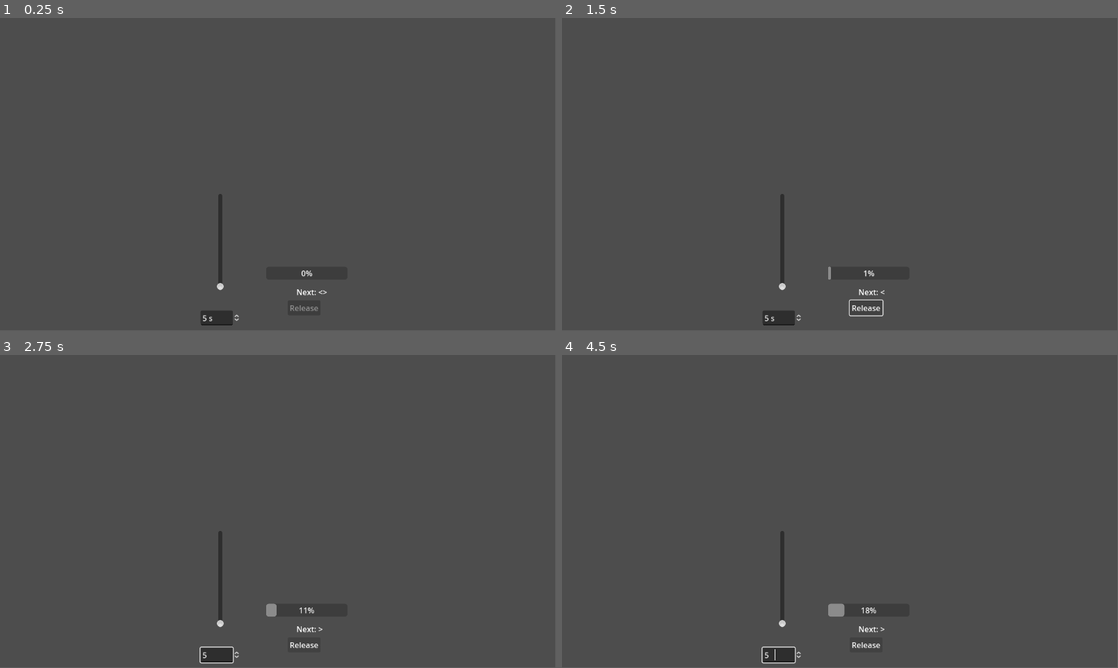
Above: before the commit, frames 1-4 (two rows, left to right).
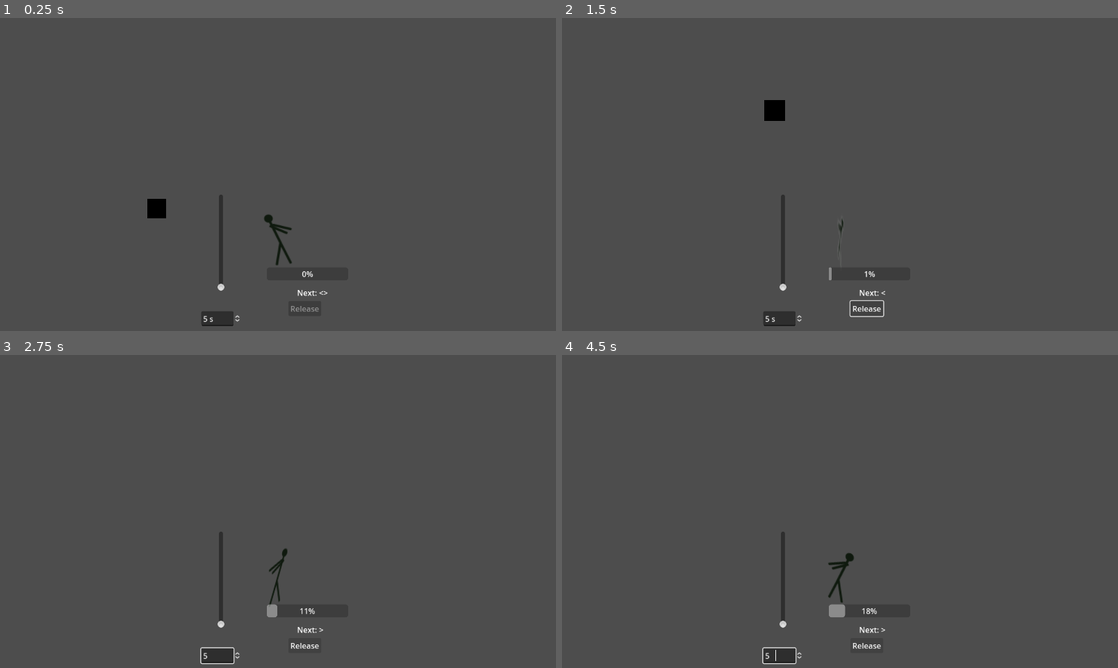
Above: after the commit, the same moments.

Repository: AntonioDell/wurf_mann
Game: Godot game, scene res://test.tscn
The game is run twice, just before and just after one commit, with the same random seed, the same clock (stepped at 60 frames per second) and the same inputs.
Inputs:
- Up to frame 1 (0.25 s): no input
- Up to frame 2 (1.5 s): tap Enter at 0.5 s; hold Right (increase_charge_right) 0.53-1.25 s; tap Space (release_throw) at 0.6 s; click "Release" at 1.25 s
- Up to frame 3 (2.75 s): hold Left (increase_charge_left) from 2.03 s (still down); tap Space (release_throw) at 2.1 s
- Up to frame 4 (4.5 s): release Left (increase_charge_left) at 2.78 s; hold Right (increase_charge_right) 2.78-4.28 s; tap Space (release_throw) at 2.85, 3.6, 4.35 s; hold Left (increase_charge_left) from 4.28 s (still down)
In our replay, the window is 799x449 before the commit and 800x450 after it. These sizes can differ from the game's own. Grey fills any space a smaller window leaves; there, only what the larger window draws over its background counts as a difference.

The runs differ from the first frame. In frame 1, 0.7% of the frame differs, in the area x 26-59%, y 56-99%; in frame 2, 0.7%, in the area x 36-59%, y 26-99%; in frame 3, 0.5%; in frame 4, 0.6%.

Commit message:
Apply torque on charge input

Diff:
--- a/3DVisualizer.gd
+++ /dev/null
@@ -1,6 +0,0 @@
-extends Node3D
-
-@onready var body: RigidBody3D = $RigidBody3D
-
-func _ready():
-	body.apply_torque_impulse(Vector3(0, 1, 0))
--- a/RotatingSprite3D.gd
+++ /dev/null
@@ -1,11 +0,0 @@
-extends Sprite3D
-
-@onready var parent := get_parent_node_3d()
-var half_pi = snapped(.5*PI, 0.1)
-
-func _process(delta):
-	var parent_rotation_y = snapped(parent.rotation.abs().y, 0.1)
-	if is_equal_approx(parent_rotation_y,half_pi):
-		visible = false
-	elif not visible:
-		visible = true
--- a/charge_input.gd
+++ b/charge_input.gd
@@ -3,7 +3,7 @@
 
 
 signal charge_changed(charge: float)
-signal valid_input_changed(input: int)
+signal input_registered(input: int)
 
 
 const BASE_CHARGE_INCREASE = 0.1
@@ -21,7 +21,7 @@
 var last_input := 0:
 	set(value):
 		last_input = value
-		valid_input_changed.emit(sign(last_input) * -1)
+		input_registered.emit(value)
 
 var next_charge_increase := 0.0
 var time_since_last_press := 0.0
--- a/hammer_throw_simulation.tscn
+++ /dev/null
@@ -1,6 +0,0 @@
-[gd_scene load_steps=2 format=3 uid="uid://b7kc74h3y26yk"]
-
-[ext_resource type="Script" path="res://hammer_throw_simulation.gd" id="1_vw28r"]
-
-[node name="HammerThrowSimulation" type="Node"]
-script = ExtResource("1_vw28r")
--- a/project.godot
+++ b/project.godot
@@ -14,6 +14,10 @@
 run/main_scene="res://test.tscn"
 config/features=PackedStringArray("4.1", "Forward Plus")
 config/icon="res://icon.svg"
+
+[display]
+
+window/stretch/mode="viewport"
 
 [input]
 
--- a/hammer_throw_simulation.gd
+++ b/projectile_motion.gd
@@ -1,15 +1,18 @@
 extends Node
-class_name HammerThrowSimulation
+class_name ProjectileMotion
 
 @export_range(0.0, 1.4) var release_angle_min = .6
 @export_range(0.0, 1.4) var release_angle_max := 1.4
 
-@export var angular_velocity_min = 80.0
-@export var angular_velocity_max = 100.0
+@export var angular_velocity_min = 8.0
+@export var angular_velocity_max = 10.0
 
 const GRAVITY = 10
 
-func calculate_position(time_since_release: float, charge: float) -> Vector2:
+# See projectile motion
+# https://en.wikipedia.org/wiki/Projectile_motion#Angle_%7F'%22%60UNIQ--postMath-0000003A-QINU%60%22'%7F_required_to_hit_coordinate_\(x,y\)
+
+func calculate_displacement(time_since_release: float, charge: float) -> Vector2:
 	var charge_clamped = clampf(charge, 0.0, 1.0)
 	var angular_velocity = _get_angular_velocity(charge_clamped)
 	var release_angle = _get_release_angle(charge_clamped)
@@ -18,8 +21,18 @@
 	var y = -angular_velocity * time_since_release * sin(release_angle) + (.5 * GRAVITY * pow(time_since_release, 2))
 	return Vector2(x, y)
 
+func calculate_velocity(time_since_release: float, charge: float) -> Vector2:
+	var charge_clamped = clampf(charge, 0.0, 1.0)
+	var angular_velocity = _get_angular_velocity(charge_clamped)
+	var release_angle = _get_release_angle(charge_clamped)
+
+	var x = angular_velocity * cos(release_angle)
+	var y = (angular_velocity * sin(release_angle)) - (GRAVITY * time_since_release)
+	return Vector2(x,y)
+
 func _get_angular_velocity(charge: float) -> float:
 	var angular_velocity = lerpf(angular_velocity_min, angular_velocity_max, charge)
+	print("Angular velocity", angular_velocity)
 	return angular_velocity
 
 func _get_release_angle(charge: float) -> float:
--- /dev/null
+++ b/projectile_motion.tscn
@@ -0,0 +1,6 @@
+[gd_scene load_steps=2 format=3 uid="uid://b7kc74h3y26yk"]
+
+[ext_resource type="Script" path="res://projectile_motion.gd" id="1_5mffy"]
+
+[node name="ProjectileMotion" type="Node"]
+script = ExtResource("1_5mffy")
--- /dev/null
+++ b/rotate_by_charge.gd
@@ -0,0 +1,16 @@
+extends RigidBody3D
+class_name RotateByCharge
+
+@export var charge_input: ChargeInput
+
+var current_charge: float
+func _ready():
+	charge_input.charge_changed.connect(func(new_charge: float): current_charge = new_charge)
+	charge_input.input_registered.connect(_on_input_registered)
+
+
+func _on_input_registered(input: int):
+	# TODO: Tweak max angular_velocity and torque impulse -> Create utility
+	if angular_velocity.y <= 10:
+		apply_torque_impulse(Vector3(0, 1, 0) * current_charge)
+	# TODO: Make sure to always end the rotation in the right facing direction
--- a/test.gd
+++ b/test.gd
@@ -1,47 +1,53 @@
 extends Node
 
-@onready var simulation: HammerThrowSimulation = $HammerThrowSimulation
-@onready var charge_input: ChargeInput = $ChargeInput
-@onready var visualizer: Visualizer = $Visualizer
-
-var time_to_simulate: float = 5.0
-var charge: float = 0.0
-var release_angle: float = 0.0
 
 const SIMULATION_RESOLUTION = .1
 
 
+@onready var simulation: ProjectileMotion = $ProjectileMotion
+@onready var charge_input: ChargeInput = $ChargeInput
+@onready var visualizer: Visualizer = $Visualizer
+@onready var hammer: CharacterBody3D = %Hammer
+@onready var hammer_initial_position := hammer.position
+
+var reset_simulation := false
+var released_charge: float = 0.0
+var time_since_simulation_started: float = 0.0
+
+
+func _process(delta):
+	if reset_simulation:
+		time_since_simulation_started = 0.0
+		visualizer.reset()
+		hammer.position = hammer_initial_position
+		reset_simulation = false
+	if released_charge == 0:
+		return
+
+	var movement = simulation.calculate_velocity(time_since_simulation_started, released_charge)
+	var movement_3d = Vector3(movement.x, movement.y, hammer.position.z)
+	time_since_simulation_started += delta
+	hammer.move_and_collide(movement_3d*delta)
+	# TODO: Don't simulate into infinity
+
 func _on_release_input_release_input():
-	# TODO: Start hammer throw simulation
+	released_charge = charge_input.charge
 	charge_input.charge = 0
-
-func on_simulation_value_changed():
-	visualizer.reset()
-	var i = 0
-	while i < time_to_simulate:
-		var new_point = simulation.calculate_position(i, charge)
-		visualizer.add_point(new_point)
-		i += SIMULATION_RESOLUTION
-
-func _on_time_to_simulate_value_changed(value):
-	time_to_simulate = value
-	on_simulation_value_changed()
-
-func _on_angular_velocity_value_changed(value):
-	charge = value
-	on_simulation_value_changed()
+	reset_simulation = true
 
 func _on_charge_input_charge_changed(charge):
 	%ChargeVisualizer.value = charge
 
-func _on_charge_input_valid_input_changed(input):
+func _on_release_input_is_release_possible_changed(is_possible):
+	%ReleaseVisualizer.disabled = not is_possible
+
+
+
+
+func _on_charge_input_input_registered(input):
 	var next_input = "<>"
 	if input > 0:
-		next_input = ">"
+		next_input = "<"
 	elif input < 0:
-		next_input =  "<"
+		next_input =  ">"
 	%NextInputVisualizer.text = "Next: %s" % next_input
-
-
-func _on_release_input_is_release_possible_changed(is_possible):
-	%ReleaseVisualizer.disabled = not is_possible
--- a/test.tscn
+++ b/test.tscn
@@ -1,16 +1,26 @@
-[gd_scene load_steps=10 format=3 uid="uid://6dlej644ivdi"]
+[gd_scene load_steps=13 format=3 uid="uid://6dlej644ivdi"]
 
 [ext_resource type="Script" path="res://test.gd" id="1_wph7m"]
 [ext_resource type="PackedScene" uid="uid://bdsatwb2p73p8" path="res://charge_input.tscn" id="2_e14i7"]
-[ext_resource type="PackedScene" uid="uid://b7kc74h3y26yk" path="res://hammer_throw_simulation.tscn" id="2_fnula"]
+[ext_resource type="PackedScene" uid="uid://b7kc74h3y26yk" path="res://projectile_motion.tscn" id="2_fnula"]
 [ext_resource type="PackedScene" uid="uid://pscgdc84bq2q" path="res://release_input.tscn" id="2_ujsf7"]
 [ext_resource type="Script" path="res://Visualizer.gd" id="3_lthso"]
-[ext_resource type="Script" path="res://3DVisualizer.gd" id="4_1xja1"]
 [ext_resource type="Texture2D" uid="uid://4alukqmqocsa" path="res://stick_figure_spritesheet.svg" id="5_aqa7n"]
-[ext_resource type="Script" path="res://RotatingSprite3D.gd" id="6_x6cvs"]
+[ext_resource type="Script" path="res://rotate_by_charge.gd" id="7_axeiq"]
 
 [sub_resource type="BoxShape3D" id="BoxShape3D_84vw2"]
 size = Vector3(0.932492, 1.96582, 0.196706)
+
+[sub_resource type="BoxShape3D" id="BoxShape3D_054hm"]
+
+[sub_resource type="Gradient" id="Gradient_nj4b1"]
+offsets = PackedFloat32Array(0)
+colors = PackedColorArray(0, 0, 0, 1)
+
+[sub_resource type="GradientTexture2D" id="GradientTexture2D_74ydt"]
+gradient = SubResource("Gradient_nj4b1")
+
+[sub_resource type="Environment" id="Environment_kn3tw"]
 
 [node name="Test" type="Node"]
 script = ExtResource("1_wph7m")
@@ -20,7 +30,7 @@
 
 [node name="ChargeInput" parent="." instance=ExtResource("2_e14i7")]
 
-[node name="HammerThrowSimulation" parent="." instance=ExtResource("2_fnula")]
+[node name="ProjectileMotion" parent="." instance=ExtResource("2_fnula")]
 
 [node name="Visualizer" type="Node2D" parent="."]
 position = Vector2(457, 328)
@@ -90,33 +100,53 @@
 text = "Release"
 
 [node name="3DVisualizer" type="Node3D" parent="."]
-visible = false
-script = ExtResource("4_1xja1")
 
-[node name="RigidBody3D" type="RigidBody3D" parent="3DVisualizer"]
+[node name="RotateByCharge" type="RigidBody3D" parent="3DVisualizer" node_paths=PackedStringArray("charge_input")]
+transform = Transform3D(1, 0, 0, 0, 1, 0, 0, 0, 1, 0, -3.27311, 0)
+collision_layer = 0
+collision_mask = 0
 axis_lock_linear_x = true
 axis_lock_linear_y = true
 axis_lock_linear_z = true
 axis_lock_angular_x = true
 axis_lock_angular_z = true
 inertia = Vector3(0.1, 0.1, 0.1)
+angular_damp = 0.5
+script = ExtResource("7_axeiq")
+charge_input = NodePath("../../ChargeInput")
 
-[node name="CollisionShape3D" type="CollisionShape3D" parent="3DVisualizer/RigidBody3D"]
+[node name="CollisionShape3D" type="CollisionShape3D" parent="3DVisualizer/RotateByCharge"]
 shape = SubResource("BoxShape3D_84vw2")
 
-[node name="Sprite3D" type="Sprite3D" parent="3DVisualizer/RigidBody3D"]
+[node name="Sprite3D" type="Sprite3D" parent="3DVisualizer/RotateByCharge"]
 texture = ExtResource("5_aqa7n")
 hframes = 2
 frame = 1
 region_rect = Rect2(0, 0, 128, 256)
-script = ExtResource("6_x6cvs")
+
+[node name="Hammer" type="CharacterBody3D" parent="3DVisualizer"]
+unique_name_in_owner = true
+transform = Transform3D(1, 0, 0, 0, 1, 0, 0, 0, 1, -4.13854, -2.07527, 0)
+axis_lock_linear_z = true
+motion_mode = 1
+platform_on_leave = 2
+
+[node name="CollisionShape3D" type="CollisionShape3D" parent="3DVisualizer/Hammer"]
+shape = SubResource("BoxShape3D_054hm")
+
+[node name="Sprite3D" type="Sprite3D" parent="3DVisualizer/Hammer"]
+billboard = 1
+texture = SubResource("GradientTexture2D_74ydt")
 
 [node name="Camera3D" type="Camera3D" parent="."]
-transform = Transform3D(1, 0, 0, 0, 0.977497, 0.210949, 0, -0.210949, 0.977497, 0, 0.501548, 4.31752)
+transform = Transform3D(1, 0, 0, 0, 0.977497, 0.210949, 0, -0.210949, 0.977497, 0, 0.501548, 6.51313)
+
+[node name="WorldEnvironment" type="WorldEnvironment" parent="."]
+environment = SubResource("Environment_kn3tw")
 
 [connection signal="is_release_possible_changed" from="ReleaseInput" to="." method="_on_release_input_is_release_possible_changed"]
 [connection signal="release_input" from="ReleaseInput" to="." method="_on_release_input_release_input"]
 [connection signal="charge_changed" from="ChargeInput" to="." method="_on_charge_input_charge_changed"]
-[connection signal="valid_input_changed" from="ChargeInput" to="." method="_on_charge_input_valid_input_changed"]
+[connection signal="input_registered" from="ChargeInput" to="." method="_on_charge_input_input_registered"]
 [connection signal="value_changed" from="UI/AngularVelocity" to="." method="_on_angular_velocity_value_changed"]
 [connection signal="value_changed" from="UI/TimeToSimulate" to="." method="_on_time_to_simulate_value_changed"]
